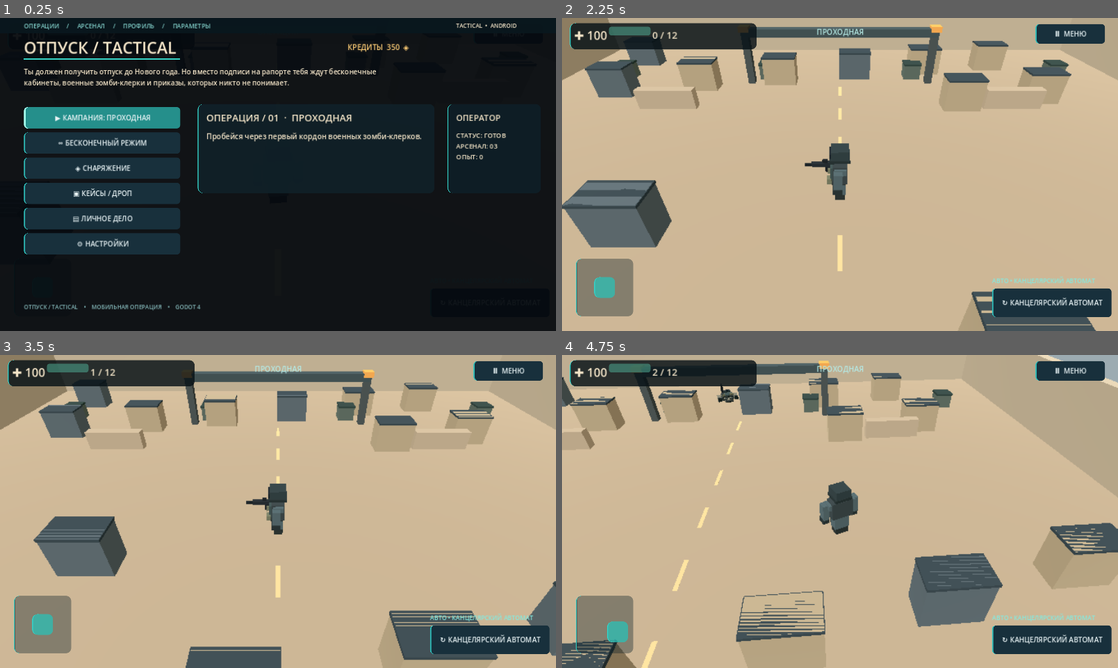
Above: before the commit, frames 1-4 (two rows, left to right).
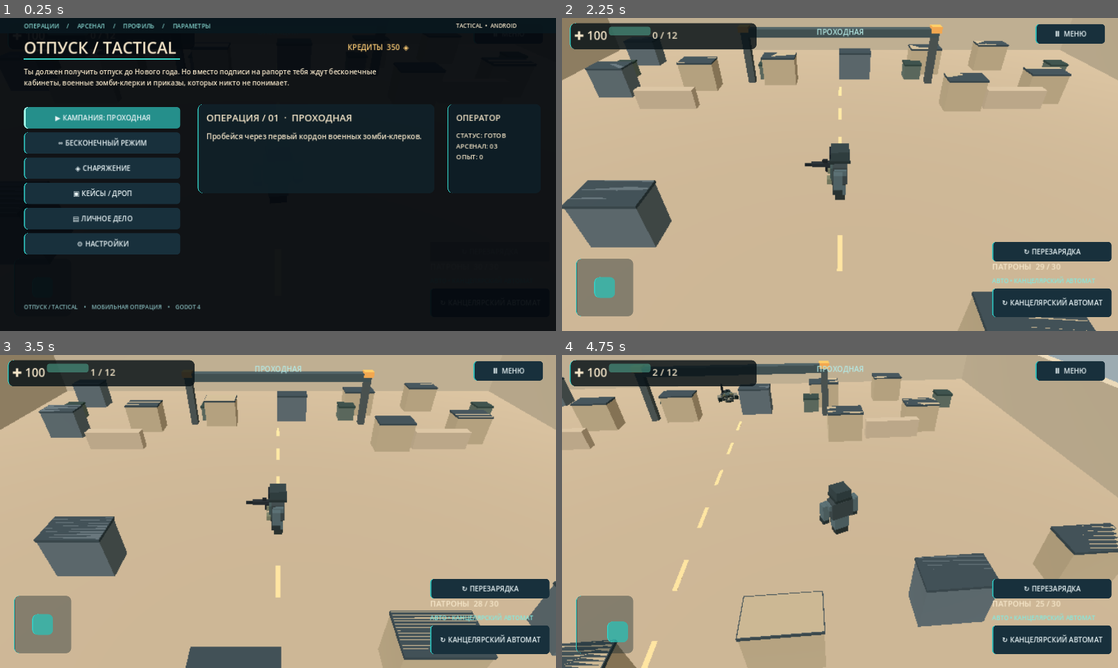
Above: after the commit, the same moments.

Repository: gemini13334-beep/---
Game: Godot game, scene res://scenes/main.tscn
The game is run twice, just before and just after one commit, with the same random seed, the same clock (stepped at 60 frames per second) and the same inputs.
Inputs (mouse positions are in pixels of both pictures, inside the frame that each line leads up to):
- Up to frame 1 (0.25 s): no input
- Up to frame 2 (2.25 s): click "↻ КАНЦЕЛЯРСКИЙ АВТОМАТ" at 0.5 s; click "Ⅱ МЕНЮ" at 1.25 s; click "▶ КАМПАНИЯ: ПРОХОДНАЯ" at 2 s
- Up to frame 3 (3.5 s): click (489, 589) at 2.75 s, where only the run after the commit has a clickable "↻ ПЕРЕЗАРЯДКА"
- Up to frame 4 (4.75 s): tap Enter at 3.5 s; move the mouse to (962, 495) at 3.52 s; hold D 3.53-4.25 s; click (962, 495) at 3.67 s; drag from (728, 527) to (812, 574) at 4.27 s

The runs differ from the first frame. In frame 2, 2.5% of the frame differs, in the area x 0-99%, y 1-100%; in frame 3, 2.7%; in frame 4, 3.5%, in the area x 0-100%, y 0-100%.

Commit message:
Add mobile weapon magazines, reload HUD and shot recoil to tactical combat

Diff:
--- a/godot/scripts/main.gd
+++ b/godot/scripts/main.gd
@@ -33,6 +33,12 @@
 var enemies: Array[Node3D] = []
 var enemy_timer := 0.0
 var fire_timer := 0.0
+var magazine_rounds := [30,12,6]
+var reload_timer := 0.0
+var reload_duration := 1.5
+var ammo_label: Label
+var reload_button: Button
+var recoil_timer := 0.0
 var joystick := Vector2.ZERO
 var touch_origin := Vector2.ZERO
 var touch_id := -1
@@ -270,7 +276,12 @@
   if hit_flash_timer <= 0.0 and is_instance_valid(hit_marker):
    hit_marker.visible=false
  fire_timer -= delta
- if auto_fire and fire_timer<=0:
+ if reload_timer>0.0:
+  reload_timer=maxf(0.0,reload_timer-delta)
+  if reload_timer==0.0:
+   magazine_rounds[weapon_index]=_magazine_capacity()
+  _refresh_ammo_ui()
+ if auto_fire and fire_timer<=0 and reload_timer<=0.0 and magazine_rounds[weapon_index]>0:
   var nearest: Node3D = null
   var distance: float = float(WEAPONS[weapon_index]["range"])
   for e in enemies:
@@ -281,6 +292,9 @@
     nearest=e
   if nearest != null and _has_clear_shot(nearest):
    fire_timer=float(WEAPONS[weapon_index]["cooldown"])
+   magazine_rounds[weapon_index]-=1
+   camera_kick=minf(0.18,camera_kick+0.045)
+   _refresh_ammo_ui()
    hero.look_at(Vector3(nearest.position.x,hero.position.y,nearest.position.z),Vector3.UP)
    _show_shot_feedback(nearest)
    var remaining: float = float(nearest.get_meta("hp"))-float(WEAPONS[weapon_index]["damage"])
@@ -294,6 +308,8 @@
     kills_label.text="%d / %d"%[kills,_target()]
     if not endless and kills>=_target():
      _win()
+ if playing and magazine_rounds[weapon_index]<=0 and reload_timer<=0.0:
+  _start_reload()
  if hp<=0:
   playing=false
   _show_result(false)
@@ -405,6 +421,17 @@
  weapon_button.custom_minimum_size=Vector2(275,66)
  weapon_button.pressed.connect(_cycle_weapon)
  hud.add_child(weapon_button)
+ reload_button=_button("↻ ПЕРЕЗАРЯДКА")
+ reload_button.set_anchors_preset(Control.PRESET_BOTTOM_RIGHT)
+ reload_button.position=Vector2(-290,-205)
+ reload_button.custom_minimum_size=Vector2(275,45)
+ reload_button.pressed.connect(_start_reload)
+ hud.add_child(reload_button)
+ ammo_label=_label("30 / 30",18)
+ ammo_label.set_anchors_preset(Control.PRESET_BOTTOM_RIGHT)
+ ammo_label.position=Vector2(-290,-161)
+ hud.add_child(ammo_label)
+ _refresh_ammo_ui()
  weapon_status=_label("АВТО • "+str(WEAPONS[weapon_index]["name"]),14)
  weapon_status.set_anchors_preset(Control.PRESET_BOTTOM_RIGHT)
  weapon_status.position=Vector2(-290,-126)
@@ -435,8 +462,25 @@
 
 func _cycle_weapon()->void:
  weapon_index=(weapon_index+1)%WEAPONS.size()
+ reload_timer=0.0
+ _refresh_ammo_ui()
  _refresh_weapon_button()
  _apply_weapon_skin()
+
+func _magazine_capacity()->int:
+ return [30,12,6][weapon_index]
+
+func _start_reload()->void:
+ if not playing or reload_timer>0.0: return
+ if magazine_rounds[weapon_index]>=_magazine_capacity(): return
+ reload_timer=reload_duration
+ _refresh_ammo_ui()
+
+func _refresh_ammo_ui()->void:
+ if is_instance_valid(ammo_label):
+  ammo_label.text="ПЕРЕЗАРЯДКА..." if reload_timer>0.0 else "ПАТРОНЫ  %d / %d"%[magazine_rounds[weapon_index],_magazine_capacity()]
+ if is_instance_valid(reload_button):
+  reload_button.disabled=not playing or reload_timer>0.0 or magazine_rounds[weapon_index]>=_magazine_capacity()
 
 func _apply_weapon_skin()->void:
  if not is_instance_valid(hero): return
